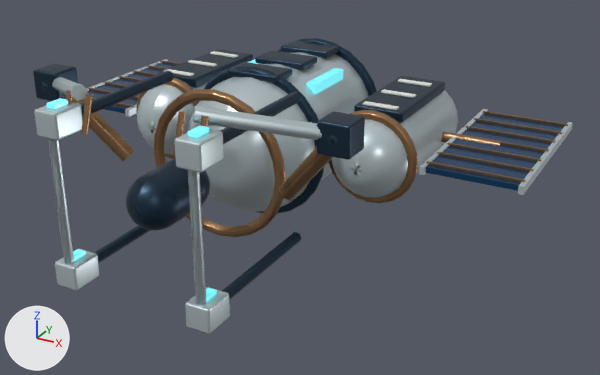
One commit to the glTF model space-battleship/assets/planets/orbital/models/equipment.glb: the scene before it, then after it.
Both versions are drawn from a 50 mm lens placed at (4.76, -7.81, 3.36), pointed at (0.57, -0.2, -0.45). Arrows for +X, +Y and +Z are at lower left; the lights stay in place. The older version comes first. Where no turn or scale is listed for an object, it has been applied to the vertices. Vertices at exactly the same position are counted once.

The first picture shows 'AnimatedHardware', 'StaticHull'.
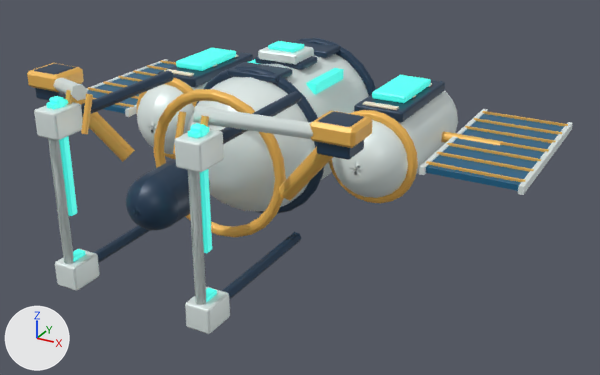
Pixel boxes [x1, y1, x2, y2] of what changed, in the pictures (600 x 375 px):
'StaticHull', recoloured, surface changed, reshaped (lighter)
    both: [34, 38, 573, 334]
'AnimatedHardware', recoloured, surface changed, reshaped
    before: [33, 63, 365, 201]
    after: [27, 63, 373, 201]
part 1 of me_mesh_43_001, added (orange)
    after: [27, 63, 84, 92]
part 2 of me_mesh_43_001, added (orange)
    after: [310, 110, 373, 148]
part 3 of me_mesh_0_001, added
    after: [258, 46, 314, 64]
part 4 of me_mesh_0_001, added (cyan)
    after: [49, 96, 77, 216]
part 5 of me_mesh_0_001, added (cyan)
    after: [176, 48, 236, 71]
part 6 of me_mesh_0_001, added (cyan)
    after: [190, 123, 212, 254]
part 7 of me_mesh_0_001, added (cyan)
    after: [372, 75, 431, 103]
part 8 of me_mesh_0_001, added
    after: [268, 41, 304, 52]

The edits, one by one:
Material '03 Copper thermal hardware' (mat_03_copper_thermal_hardware) changes colour from brown #997552 to orange #f4bb58; in linear values from (0.319, 0.178, 0.0844) to (0.905, 0.497, 0.0976).
In material '03 Copper thermal hardware' (mat_03_copper_thermal_hardware), metallic goes from 0.75 to 0.12.
In material '03 Copper thermal hardware' (mat_03_copper_thermal_hardware), roughness goes from 0.3 to 0.42.
Material '01 Ceramic titanium' (mat_01_ceramic_titanium) changes colour from light grey #c1ced3 to white #e6f1ef; in linear values from (0.533, 0.617, 0.651) to (0.791, 0.88, 0.863).
In material '01 Ceramic titanium' (mat_01_ceramic_titanium), metallic goes from 0.48 to 0.12.
In material '01 Ceramic titanium' (mat_01_ceramic_titanium), roughness goes from 0.32 to 0.42.
In material '02 Structural graphite' (mat_02_structural_graphite), metallic goes from 0.72 to 0.12.
Material '04 Photovoltaic glass' (mat_04_photovoltaic_glass) changes colour from dark blue #174974 to blue #226b93; in linear values from (0.00857, 0.0666, 0.175) to (0.016, 0.147, 0.292).
In material '04 Photovoltaic glass' (mat_04_photovoltaic_glass), metallic goes from 0.65 to 0.25.
Material '05 Cyan navigation glass' (mat_05_cyan_navigation_glass) changes colour from cyan #6edce7 to cyan #45eadb; in linear values from (0.156, 0.716, 0.799) to (0.0595, 0.823, 0.708).
In material '05 Cyan navigation glass' (mat_05_cyan_navigation_glass), roughness goes from 0.24 to 0.42.
In material '05 Cyan navigation glass' (mat_05_cyan_navigation_glass), emission_color goes from (0.125, 0.573, 0.639) (cyan #63c7d1) to (0.0327, 0.453, 0.39) (cyan #33b3a8).
me_mesh_43_001 is used by ob_animatedhardware; location (-1.35, -1.375, 0.4).
me_mesh_43_001 had 1943 vertices, 3592 faces and spanned x -0.52..3.22, y -1.03..0.22, z -0.47..0.72.
me_mesh_43_001 now has 1991 vertices, 3680 faces and spans x -0.58..3.28, y -1.03..0.22, z -0.47..0.72.
me_mesh_43_001 part 1: a new loose piece of 24 vertices spanning x -0.58..-0.13, y -0.34..0.09, z 0.37..0.55, in mat_03_copper_thermal_hardware (orange #f4bb58).
me_mesh_43_001 part 2: a new loose piece of 24 vertices spanning x 2.83..3.28, y -0.34..0.09, z 0.37..0.55, in mat_03_copper_thermal_hardware (orange #f4bb58).
me_mesh_0_001 is used by ob_statichull; location (0.0, 0.5, 0.0).
me_mesh_0_001 had 6533 vertices, 12526 faces and spanned x -3.05..3.05, y -3.08..1.6, z -0.94..0.98.
me_mesh_0_001 now has 6677 vertices, 12790 faces and spans x -3.05..3.05, y -3.08..1.6, z -0.94..1.02.
me_mesh_0_001 part 3: a new loose piece of 24 vertices spanning x -0.26..0.26, y -0.22..0.22, z 0.82..0.93, in mat_01_ceramic_titanium (white #e6f1ef).
me_mesh_0_001 part 4: a new loose piece of 24 vertices spanning x -0.86..-0.74, y -2.95..-2.85, z -0.18..1.02, in mat_05_cyan_navigation_glass (cyan #45eadb, glowing cyan #33b3a8).
me_mesh_0_001 part 5: a new loose piece of 24 vertices spanning x -1.55..-1.15, y -0.1..0.7, z 0.53..0.61, in mat_05_cyan_navigation_glass (cyan #45eadb, glowing cyan #33b3a8).
me_mesh_0_001 part 6: a new loose piece of 24 vertices spanning x 0.74..0.86, y -2.95..-2.85, z -0.18..1.02, in mat_05_cyan_navigation_glass (cyan #45eadb, glowing cyan #33b3a8).
me_mesh_0_001 part 7: a new loose piece of 24 vertices spanning x 1.15..1.55, y -0.1..0.7, z 0.53..0.61, in mat_05_cyan_navigation_glass (cyan #45eadb, glowing cyan #33b3a8).
me_mesh_0_001 part 8: a new loose piece of 24 vertices spanning x -0.17..0.17, y -0.12..0.12, z 0.94..0.98, in mat_05_cyan_navigation_glass (cyan #45eadb, glowing cyan #33b3a8).
